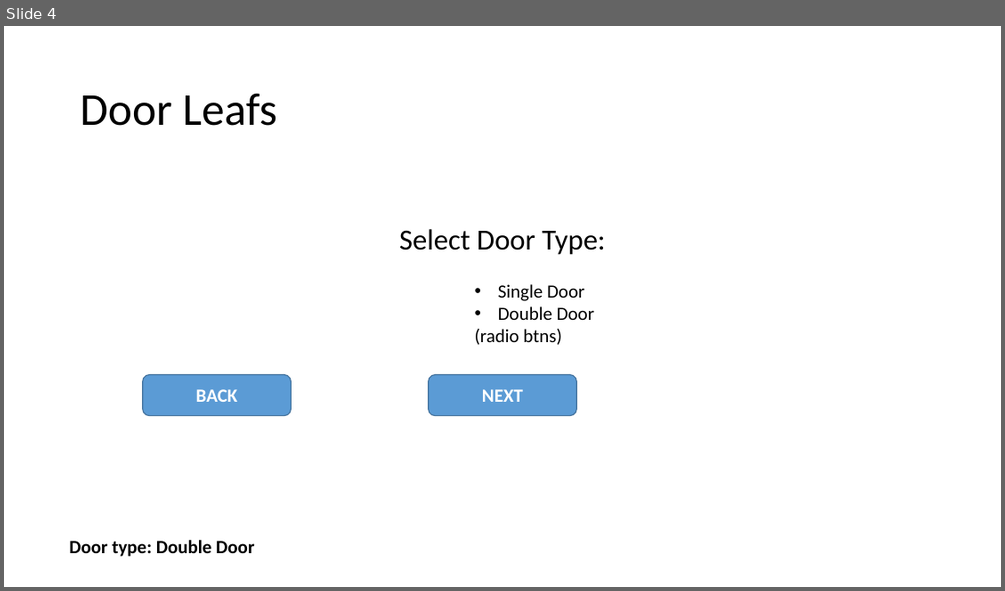
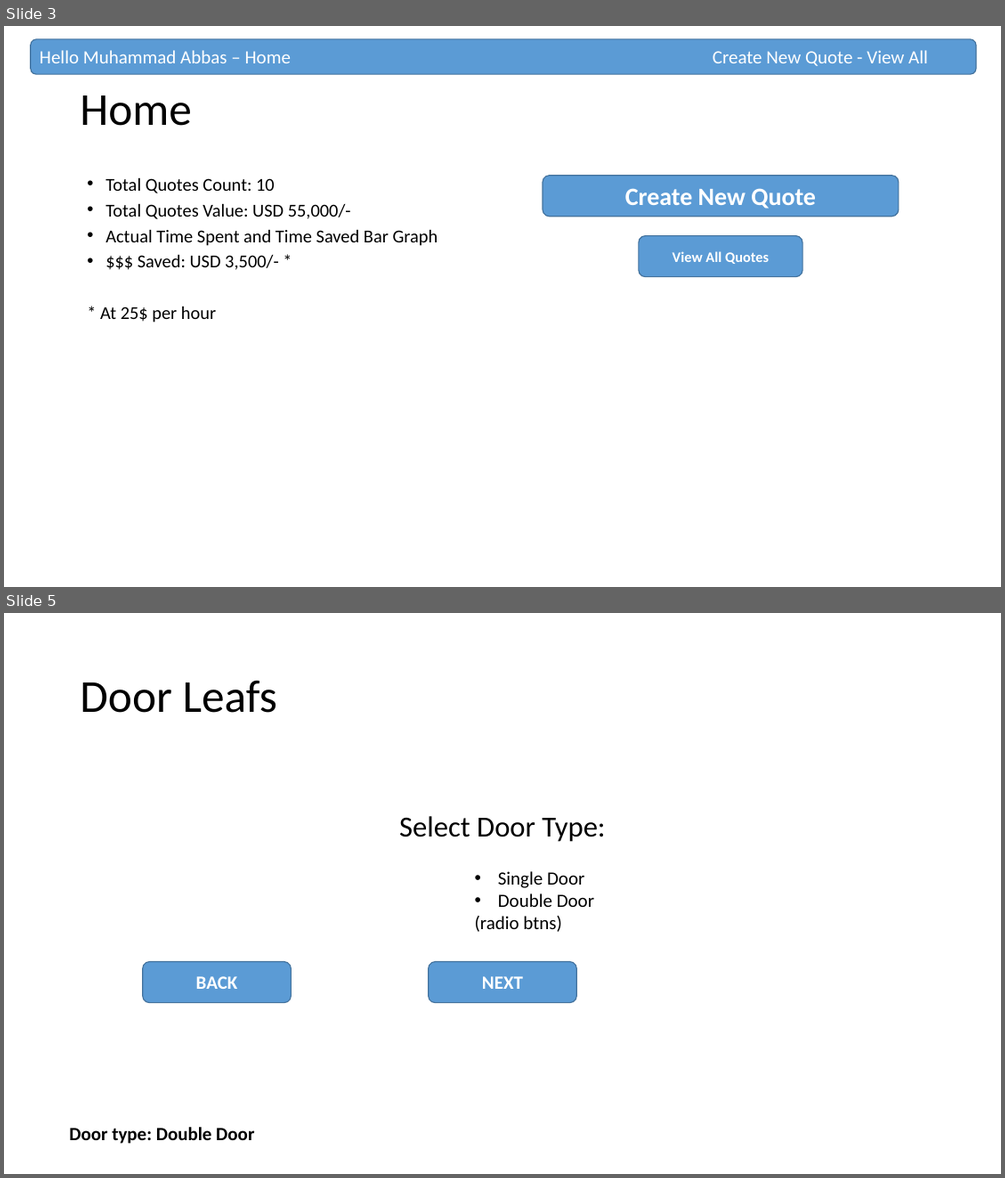
Before and after one commit to mohammed52/quotation-automator, a slide deck: app-quotation-automator.pptx. Shown one above the other, each under a label of ours: slide 4 before the commit, slides 3 and 5 after it; the slides between them are not shown. The pictures are 1005x591 and 1005x1178 pixels, drawn with LibreOffice and Linux fonts; fonts in the diff are those of the drawing. Boxes give left, top, right and bottom in pixels: in the first picture for what was removed or moved away, otherwise in the second. Text is boxed around its words. In the diff, an @@ line names an element or a change of style, - is before the commit and + after.

```diff
--- a/app-quotation-automator.pptx
+++ b/app-quotation-automator.pptx
@@ slide 3 added at <box>4,26,1001,587</box>, background #FFFFFF @@
@@ rounded rectangle added at <box>30,39,976,75</box>, fill #5B9BD5, outline #43739E 1 pt, 18 pt, text #FFFFFF @@
+Hello Muhammad Abbas – Home Create New Quote - View All
@@ title added at <box>80,95,191,126</box>, 44 pt, text #000000 @@
+Home
@@ text added at <box>100,177,438,322</box>, 17.5 pt, text #000000 @@
+• Total Quotes Count: 10
+• Total Quotes Value: USD 55,000/-
+• Actual Time Spent and Time Saved Bar Graph
+• $$$ Saved: USD 3,500/- *
+* At 25$ per hour
@@ rounded rectangle added at <box>542,176,898,216</box>, fill #5B9BD5, outline #43739E 1 pt, 24 pt, text #FFFFFF, bold @@
+Create New Quote
@@ rounded rectangle added at <box>639,235,802,276</box>, fill #5B9BD5, outline #43739E 1 pt, 14 pt, text #FFFFFF, bold @@
+View All Quotes
@@ what was slide 4 is now slide 5 @@
```
Also in this commit, not shown: 8 slides changed, 2 other slides added, 1 slide removed, 8 other files.
